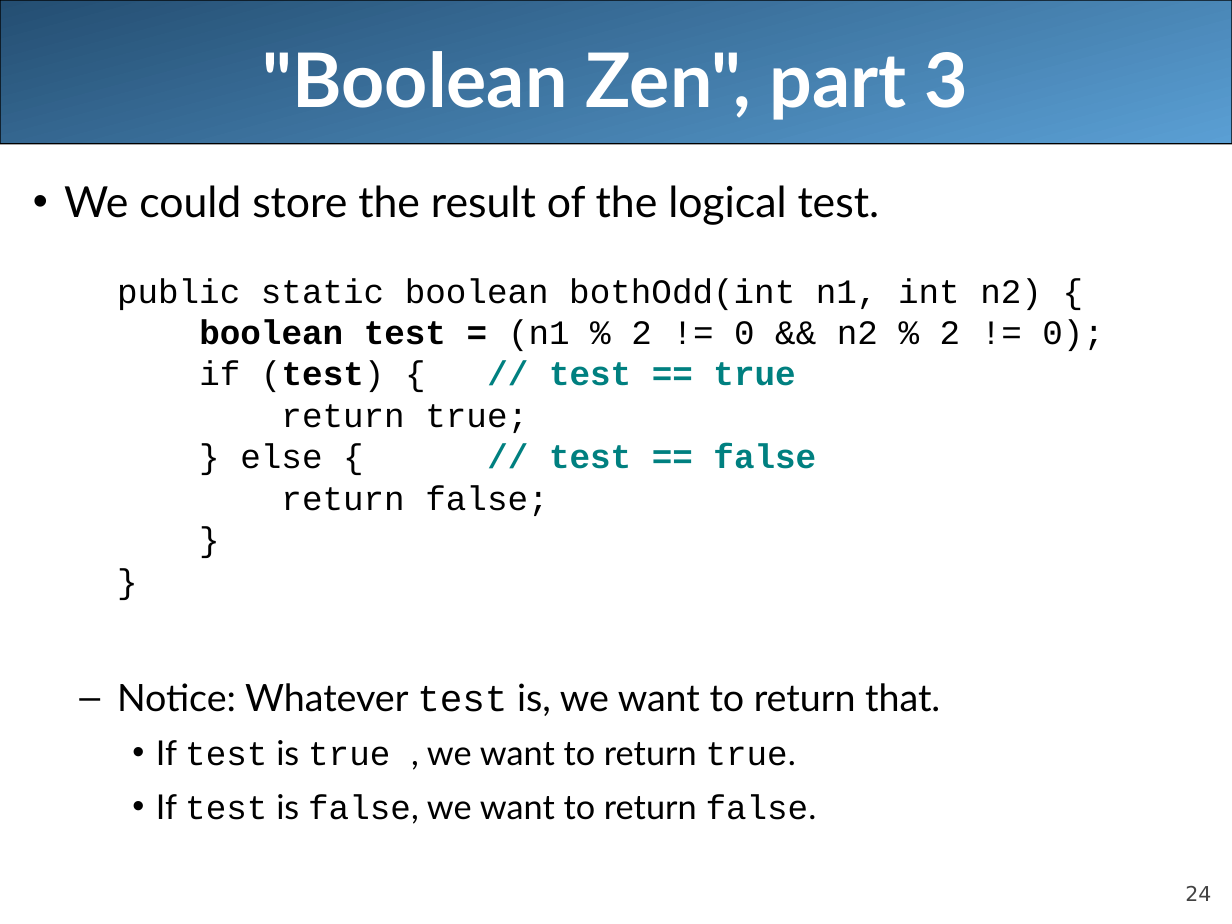
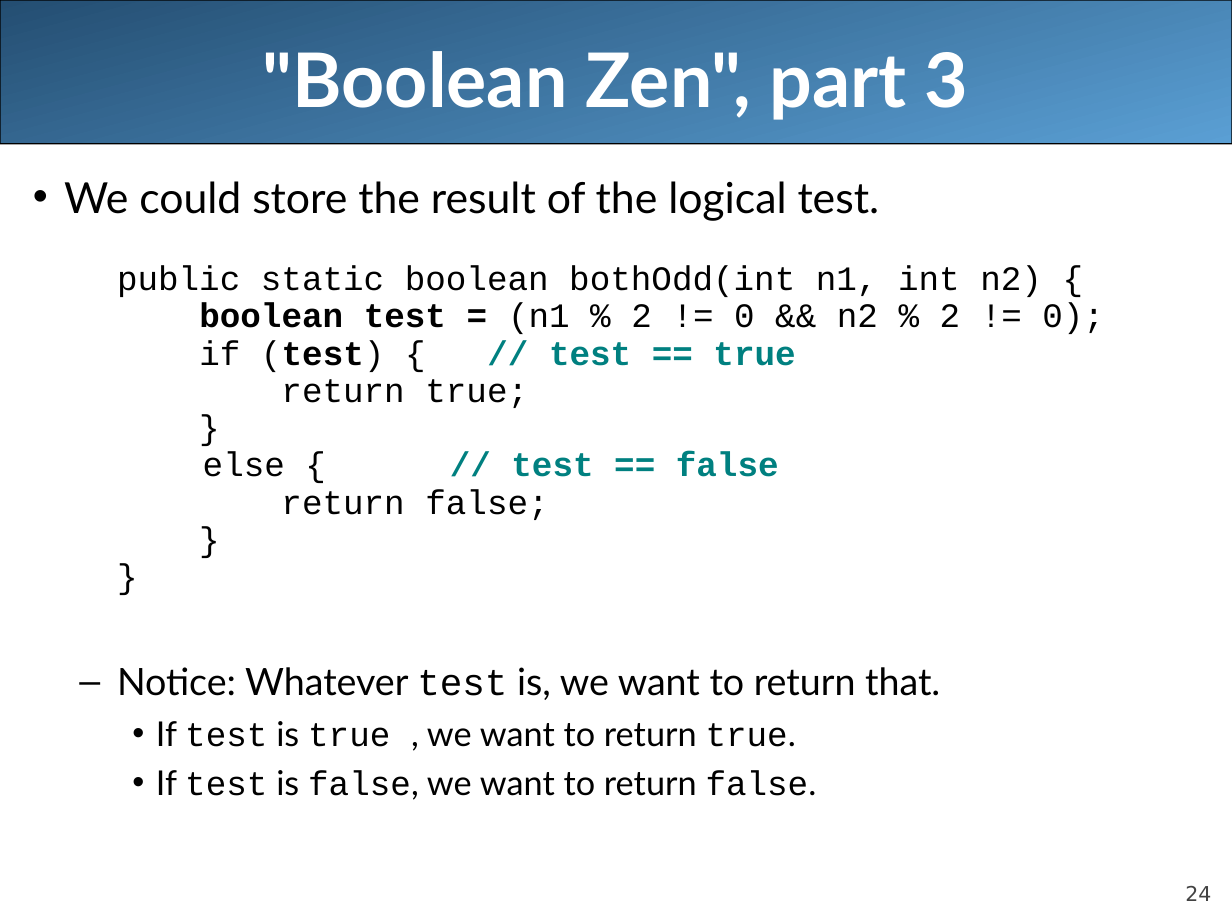
Before and after one commit to LongBaoNguyen/longbaonguyen.github.io, a slide deck: slide 24 of courses/apcsa/lecture8.ppt. Drawn at 1232x924 pixels with LibreOffice and Linux fonts; fonts in the diff are those of the drawing. Boxes give left, top, right and bottom in pixels: in the first picture for what was removed or moved away, otherwise in the second. Text is boxed around its words. In the diff, an @@ line names an element or a change of style, - is before the commit and + after.

```diff
--- a/courses/apcsa/lecture8.ppt
+++ b/courses/apcsa/lecture8.ppt
@@ text at (64,181,1104,800): line spacing 0.9 to 0.8; line spacing 0.8 to 0.7; line spacing 1.1 to 1 @@
@@ text at (203,451,779,477): text changed @@
-  } else { // test == false
+  }
+  else { // test == false
```
Also in this commit, not shown: 9 other slides changed, 3 other files.
